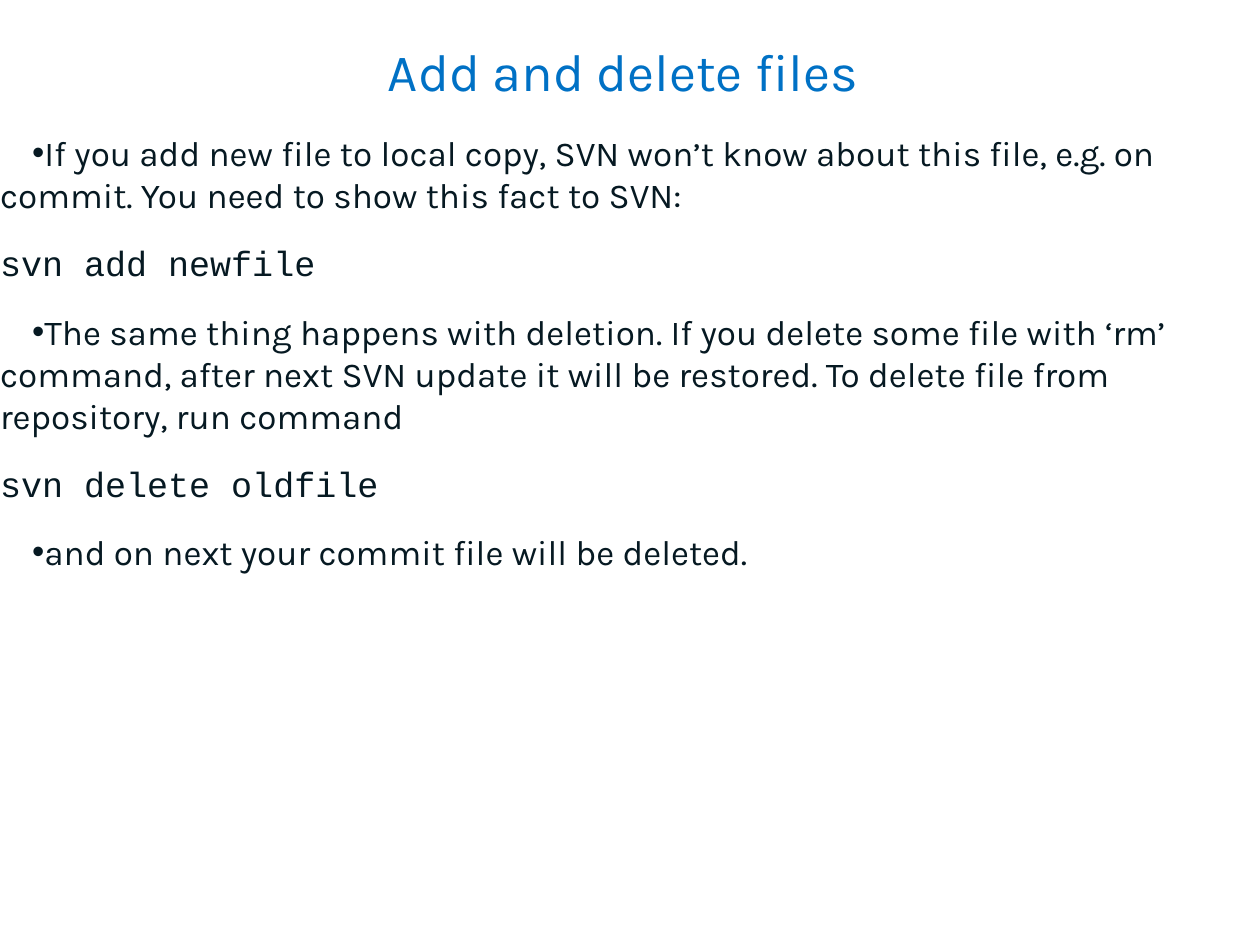
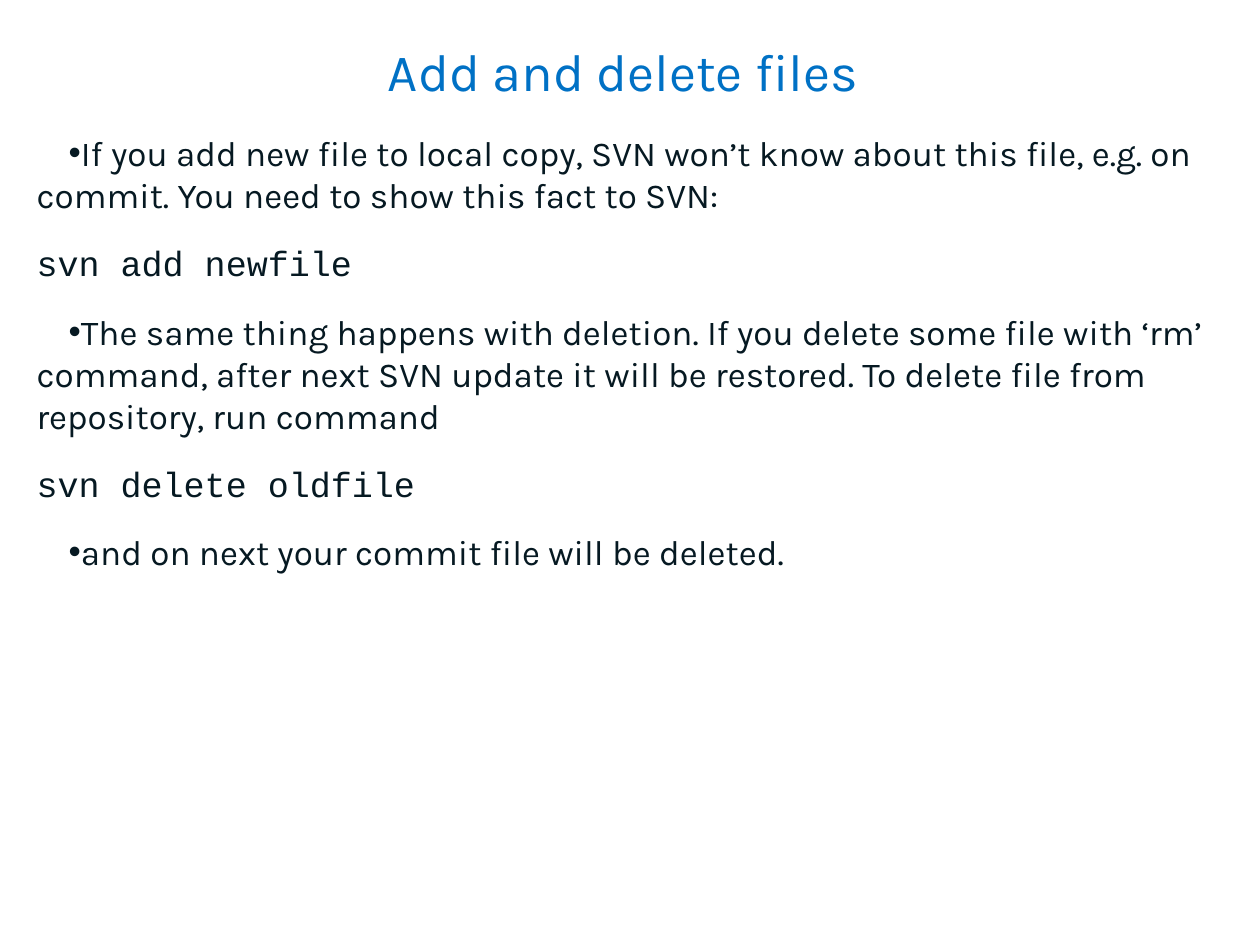
Before and after one commit to MIPT-ILab/mipt-mips, a slide deck: slide 15 of lectures/arch/Lecture_2__05_Oct__Project_Introduction__Eng_text__No_audio.pptx. Drawn at 1260x945 pixels with LibreOffice and Linux fonts; fonts in the diff are those of the drawing; background and template pictures are left out. Boxes give left, top, right and bottom in pixels: in the first picture for what was removed or moved away, otherwise in the second. Text is boxed around its words. In the diff, an @@ line names an element or a change of style, - is before the commit and + after.

```diff
--- a/lectures/arch/Lecture_2__05_Oct__Project_Introduction__Eng_text__No_audio.pptx
+++ b/lectures/arch/Lecture_2__05_Oct__Project_Introduction__Eng_text__No_audio.pptx
@@ text "If you add new file ...": place and size @@
-text "If you add new file ..." at <box>0,142,1165,574</box>
+text "If you add new file ..." at <box>37,142,1202,574</box>
```
Also in this commit, not shown: 3 other slides changed.
